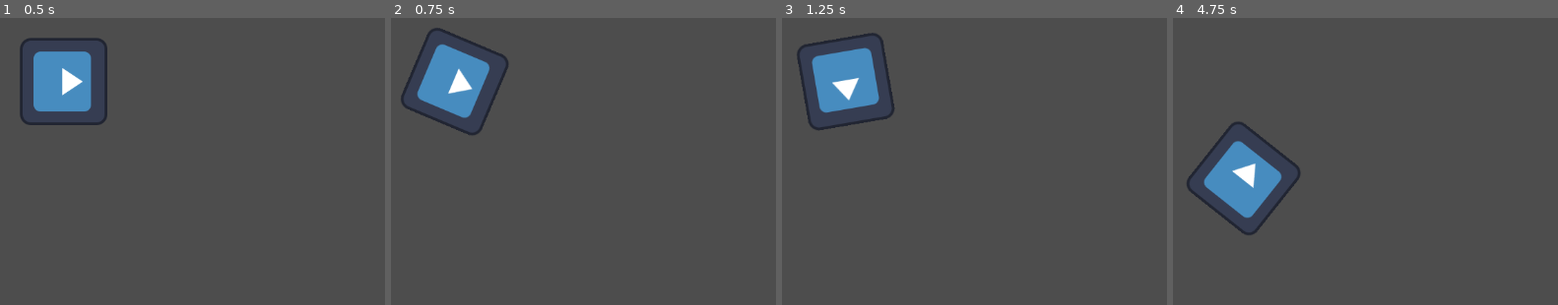
Above: before the commit, frames 1-4 (left to right).
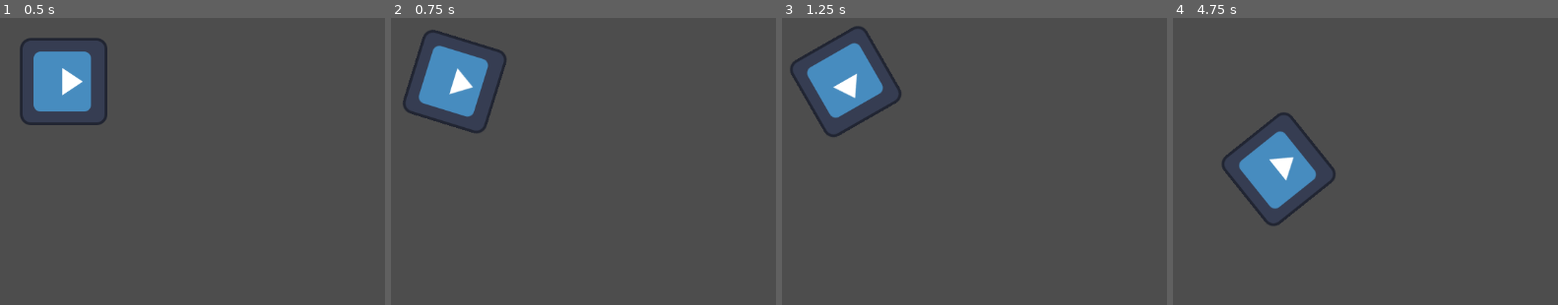
Above: after the commit, the same moments.

Repository: coco3167/Asteroids
Game: Godot game, scene res://Nodes/Scene.tscn
Same seed, same stepped clock (60 frames per second), same inputs: the game is played once before the commit and once after it. The engine's default icon, where the game draws it, is replaced by a stand-in: a white triangle on a blue panel in a dark square.
Inputs:
- Up to frame 1 (0.5 s): no input
- Up to frame 2 (0.75 s): tap Enter at 0.5 s; hold Right (right) from 0.53 s (still down)
- Up to frame 3 (1.25 s): keep holding Right (right)
- Up to frame 4 (4.75 s): release Right (right) at 1.28 s; hold Left (left) 1.28-2.03 s; hold Right (right) 2.03-2.78 s; hold W (up) 2.78-3.53 s; hold Left (left) from 3.53 s (still down)

Frame 1 is identical in both runs. In frame 2, 1.2% of the frame differs, in the area x 2-31%, y 3-41%; in frame 3, 2.4%; in frame 4, 5.8%, in the area x 3-43%, y 32-76%.

Commit message:
Minor Fix
Cleaner editor export + Cleaned the player Node (deleted "Node2D" origin Node and replaced by "CharacterBody2D"

Diff:
--- a/Nodes/Player.tscn
+++ b/Nodes/Player.tscn
@@ -3,19 +3,15 @@
 [ext_resource type="Script" path="res://Scripts/Movement.gd" id="1_fg7wh"]
 [ext_resource type="Texture2D" uid="uid://cibr2cpydar7t" path="res://icon.svg" id="2_hueji"]
 
-[sub_resource type="RectangleShape2D" id="RectangleShape2D_ilg0r"]
+[sub_resource type="RectangleShape2D" id="RectangleShape2D_cwbon"]
 size = Vector2(128, 128)
 
-[node name="Node2D" type="Node2D"]
+[node name="CharacterBody2D" type="CharacterBody2D"]
+script = ExtResource("1_fg7wh")
 
-[node name="CharacterBody2D" type="CharacterBody2D" parent="."]
-script = ExtResource("1_fg7wh")
-acceleration = 2
-rotationAcceleration = 2
-
-[node name="Sprite2D" type="Sprite2D" parent="CharacterBody2D"]
+[node name="Sprite2D" type="Sprite2D" parent="."]
 rotation = 1.5708
 texture = ExtResource("2_hueji")
 
-[node name="CollisionShape2D" type="CollisionShape2D" parent="CharacterBody2D"]
-shape = SubResource("RectangleShape2D_ilg0r")
+[node name="CollisionShape2D" type="CollisionShape2D" parent="."]
+shape = SubResource("RectangleShape2D_cwbon")
--- a/Nodes/Scene.tscn
+++ b/Nodes/Scene.tscn
@@ -6,3 +6,5 @@
 
 [node name="Player" parent="." instance=ExtResource("1_2fic4")]
 position = Vector2(608, 320)
+acceleration = 2
+rotationAcceleration = 1.5
--- a/Scripts/Movement.gd
+++ b/Scripts/Movement.gd
@@ -1,8 +1,8 @@
 extends CharacterBody2D
 
-@export var acceleration = 1
-
-@export var rotationAcceleration = 1
+@export_category("Accelerations")
+@export_range(0,10) var acceleration : int = 1
+@export_range(0,2) var rotationAcceleration: float = 1
 
 
 
